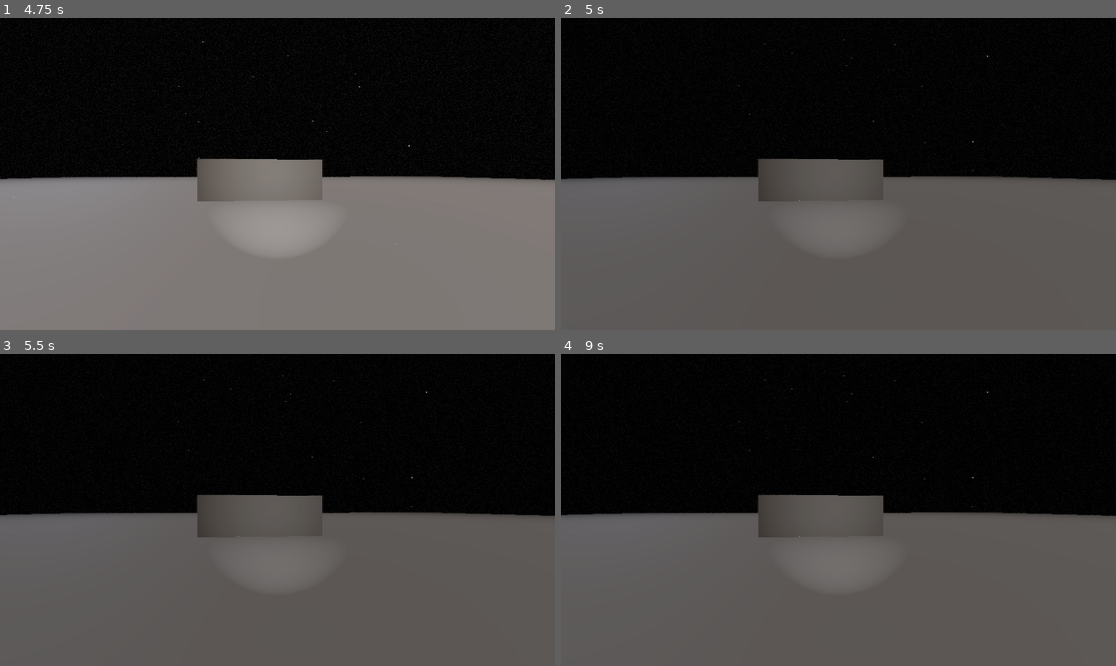
Above: before the commit, frames 1-4 (two rows, left to right).
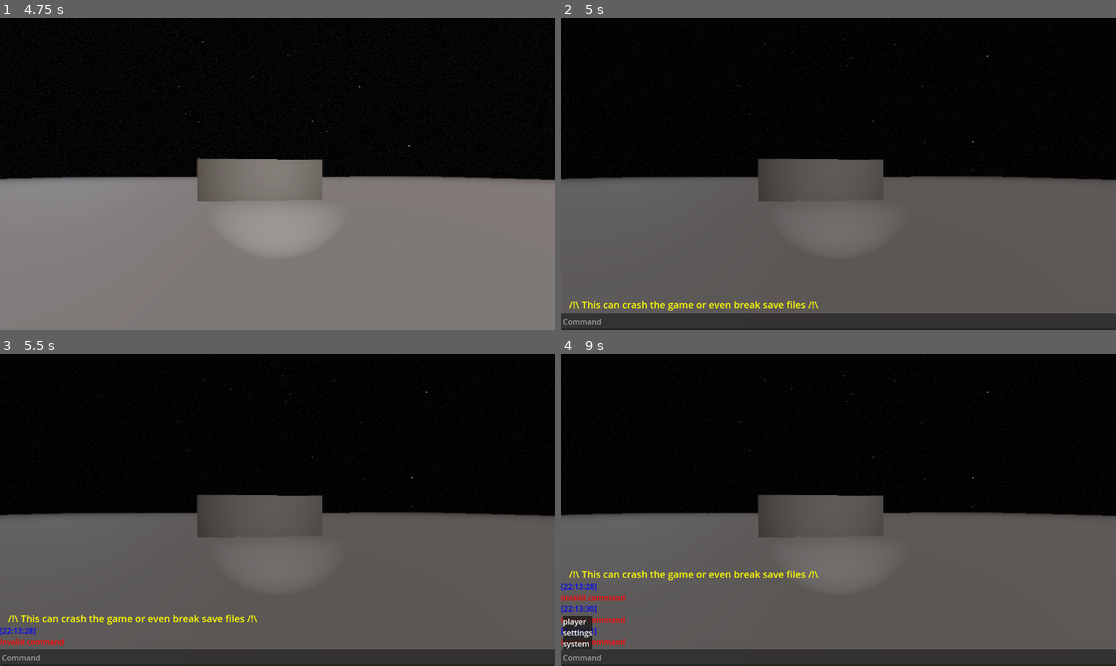
Above: after the commit, the same moments.

Repository: EasyT4RG3T/project-heartache-demo
Game: Godot game, scene res://Scenes/Menus/MainMenu/main_menu.tscn
The game is run twice, just before and just after one commit, with the same random seed, the same clock (stepped at 60 frames per second) and the same inputs.
Inputs (mouse positions are in pixels of both pictures, inside the frame that each line leads up to):
- Up to frame 1 (4.75 s): click "Playground" at 0.5 s; tap Enter at 1.25, 1.35, 3.05 s; move the mouse to (305, 174) at 1.27 s; hold Up (command_up, bound only after the commit) from 1.28 s (still down); tap Keypad Enter at 1.55, 2.1, 3.8 s; move the mouse to (249, 174) at 2.02 s; tap Tab at 2.3, 2.85, 4.55 s; move the mouse to (288, 167) at 2.77 s; move the mouse to (271, 180) at 3.52 s; tap C (crouch) at 3.6 s; move the mouse to (316, 177) at 4.27 s; hold F (flashlight) from 4.28 s (still down)
- Up to frame 2 (5 s): keep holding Up (command_up, bound only after the commit); keep holding F (flashlight); tap ` (console) at 4.9 s
- Up to frame 3 (5.5 s): move the mouse to (111, 463) at 5.02 s; release Up (command_up, bound only after the commit) at 5.03 s; release F (flashlight) at 5.03 s; hold A (move_left) from 5.03 s (still down); tap E (interact) at 5.1 s; tap Enter at 5.3 s
- Up to frame 4 (9 s): tap Space (vault) at 5.75, 6.6, 7.25 s; move the mouse to (866, 510) at 5.77 s; release A (move_left) at 5.78 s; hold Down (command_down, bound only after the commit) 5.78-6.53 s; hold Shift (sprint) 5.78-6.53 s; tap Keypad Enter at 6.05, 8.1 s; tap Enter at 6.5, 7.35, 8.75 s; move the mouse to (755, 432) at 6.52 s; hold D (move_right) 6.53-7.28 s; tap Tab at 6.8, 8.85 s; move the mouse to (960, 494) at 7.27 s; hold Up (command_up, bound only after the commit) 7.28-8.03 s; move the mouse to (727, 525) at 8.02 s; hold D (move_right) 8.03-8.78 s; move the mouse to (894, 441) at 8.77 s; hold Down (command_down, bound only after the commit) from 8.78 s (still down)

Frame 1 is identical in both runs. In frame 2, 5.8% of the frame differs, in the area x 0-100%, y 90-100%; in frame 3, 6.0%; in frame 4, 6.7%, in the area x 0-100%, y 69-100%.

Commit message:
Better console

Diff:
--- a/Entities/Player/player_character.gd
+++ b/Entities/Player/player_character.gd
@@ -25,6 +25,7 @@
 
 
 @onready var body_collision: CollisionShape3D = %BodyCollision
+@onready var head_collision: CollisionShape3D = %HeadCollision
 @onready var head: Node3D = %Head
 var head_tween: Tween
 func _move_head_smooth(pos: Vector3, duration: float, on_complete: Callable = Callable()) -> void:
@@ -247,6 +248,7 @@
 
 
 func _physics_process(delta: float) -> void:
+	head_collision.position = head.position + Vector3(0, -0.35, 0)
 	dust_particles.global_position = main_camera.global_position - main_camera.global_basis.z * 2
 
 	match current_movement_mode:
--- a/Entities/Player/player_character.tscn
+++ b/Entities/Player/player_character.tscn
@@ -13,6 +13,9 @@
 radius = 0.35
 height = 1.8
 
+[sub_resource type="SphereShape3D" id="SphereShape3D_3xgjn"]
+radius = 0.35
+
 [sub_resource type="ShaderMaterial" id="ShaderMaterial_b2vmj"]
 shader = ExtResource("3_lobkq")
 shader_parameter/threshold = 0.4
@@ -20,7 +23,7 @@
 shader_parameter/grain_intensity = 0.2
 shader_parameter/grain_blur_size = 5.0
 
-[node name="PlayerCharacter" type="CharacterBody3D"]
+[node name="PlayerCharacter" type="CharacterBody3D" groups=["PlayerCharacter"]]
 collision_layer = 2
 script = ExtResource("1_12kfy")
 
@@ -28,6 +31,11 @@
 unique_name_in_owner = true
 transform = Transform3D(1, 0, 0, 0, 1, 0, 0, 0, 1, 0, 0.9, 0)
 shape = SubResource("CapsuleShape3D_lobkq")
+
+[node name="HeadCollision" type="CollisionShape3D" parent="."]
+unique_name_in_owner = true
+transform = Transform3D(1, 0, 0, 0, 1, 0, 0, 0, 1, 0, 1.45, 0)
+shape = SubResource("SphereShape3D_3xgjn")
 
 [node name="Head" type="Node3D" parent="."]
 unique_name_in_owner = true
--- a/Scripts/Autoloads/console.gd
+++ b/Scripts/Autoloads/console.gd
@@ -1,11 +1,38 @@
 extends Control
 
 
+@onready var command_line: TextEdit = %CommandLine
+@onready var command_history: RichTextLabel = %CommandHistory
+@onready var command_hint: RichTextLabel = %CommandHint
+
+
 var previous_mouse_mode: DisplayServer.MouseMode
+
+var command_line_history: Array[String] = []
+var command_line_history_selected: int = 0
+
+var can_hint: bool = false:
+	set(value):
+		can_hint = value
+		if value:
+			command_hint.show()
+		else:
+			command_hint.hide()
+var hints: PackedStringArray = []
+var hint_index: int = -1
+var last_tokens: PackedStringArray = []
 
 
 func _ready() -> void:
 	hide()
+	command_hint.hide()
+
+	_update_hint(command_tree, [""])
+
+	command_history.finished.connect(
+		func():
+			command_history.scroll_to_line(command_history.get_line_count() - 1)
+	)
 
 
 func open() -> void:
@@ -14,6 +41,8 @@
 	DisplayServer.mouse_set_mode(DisplayServer.MOUSE_MODE_VISIBLE)
 	get_tree().paused = true
 	InputManager.console_input = true
+	await get_tree().process_frame
+	command_line.grab_focus()
 
 
 func close() -> void:
@@ -24,4 +53,229 @@
 
 
 func take_input(event: InputEvent) -> void:
-	pass
+	if event is InputEventKey and event.pressed:
+		if event.keycode == KEY_ENTER or event.keycode == KEY_KP_ENTER:
+			_on_command_line_text_submitted()
+			accept_event()
+			return
+
+	if event is InputEventKey and event.pressed:
+		if event.keycode == KEY_TAB:
+			_hint_select()
+			accept_event()
+			return
+
+	if event.is_action_pressed("command_up"):
+		if !command_line_history: return
+		if command_line_history_selected <= 0: return
+		command_line_history_selected -= 1
+		_comman_line_history_select()
+
+	if event.is_action_pressed("command_down"):
+		if !command_line_history: return
+		if command_line_history_selected >= command_line_history.size() - 1:
+			command_line_history_selected = command_line_history.size()
+			command_line.text = ""
+			return
+		command_line_history_selected += 1
+		_comman_line_history_select()
+
+
+func _on_command_line_text_changed() -> void:
+	var tokens: PackedStringArray = command_line.text.split(" ", true)
+	last_tokens = tokens
+	if command_line.text:
+		can_hint = true
+	else:
+		can_hint = false
+	_update_hint(command_tree, tokens)
+
+
+func _on_command_line_text_submitted() -> void:
+	if !command_line.text: return
+	_command_line_history_update(command_line.text)
+	_add_command_history(_execute_command(command_line.text))
+	command_line.text = ""
+	command_hint.text = ""
+	hints.clear()
+	hint_index = -1
+	last_tokens.clear()
+	can_hint = false
+
+
+func console_print(text: String = "[color=red]print error[/color]"):
+	_add_command_history(text)
+
+
+func _add_command_history(text: String) -> void:
+	if !text: return
+	var time: String = Time.get_time_string_from_system()
+	command_history.text += "\n" + "[color=blue][" + time + "][/color]" + "\n" + text
+
+
+func _command_line_history_update(value: String) -> void:
+	if command_line_history:
+		if value == command_line_history.back():
+			command_line_history_selected = command_line_history.size()
+			return
+	if command_line_history.size() > 50:
+		command_line_history.pop_front()
+	command_line_history.append(value)
+	command_line_history_selected = command_line_history.size()
+
+
+func _comman_line_history_select() -> void:
+	if command_line_history_selected < 0: return
+	command_line.text = command_line_history[command_line_history_selected]
+	await get_tree().process_frame
+	command_line.set_caret_column(command_line.text.length())
+
+
+func _execute_command(text: String) -> String:
+	var tokens: PackedStringArray = text.split(" ", false)
+
+	return _process_command(command_tree, tokens)
+
+
+func _process_command(tree: Dictionary, tokens: PackedStringArray) -> String:
+	if !tokens:
+		return "[color=yellow]incomplete command[/color]"
+
+	var current = tree.get(tokens[0])
+	if !current:
+		return "[color=red]invalid command[/color]"
+
+	if current is Callable:
+		return current.call(tokens.slice(1))
+	elif current is Dictionary:
+		return _process_command(current, tokens.slice(1))
+	else:
+		return "[color=red]invalid command[/color]"
+
+
+func _update_hint(tree: Dictionary, tokens: PackedStringArray) -> void:
+	command_hint.text = ""
+	hints.clear()
+	hint_index = -1
+
+	if tokens.size() > 1:
+		var current = tree.get(tokens[0])
+		if current is Dictionary:
+			return _update_hint(current, tokens.slice(1))
+		else:
+			can_hint = false
+			return
+
+	if tokens.is_empty():
+		for key in tree.keys():
+			hints.append(key)
+	else:
+		for key in tree.keys():
+			if key.begins_with(tokens[0]):
+				hints.append(key)
+
+	if hints.is_empty():
+		can_hint = false
+		return
+
+	hints.sort()
+
+	for hint in hints:
+		command_hint.text += hint + "\n"
+
+	command_hint.position.x = command_line.get_caret_draw_pos().x
+
+
+func _hint_select() -> void:
+	if !can_hint:
+		can_hint = true
+		_update_hint(command_tree, [])
+		return
+
+	if hints.is_empty():
+		return
+
+	hint_index = (hint_index + 1) % hints.size()
+
+	var hint = hints[hint_index]
+
+	var text: String = command_line.text
+
+	if last_tokens.is_empty() or last_tokens.size() == 1:
+		command_line.text = hint
+		command_line.set_caret_column(command_line.text.length())
+	else:
+		var previous_tokens = last_tokens.slice(0, last_tokens.size() - 1)
+		command_line.text = " ".join(previous_tokens) + " " + hint
+		command_line.set_caret_column(command_line.text.length())
+
+
+var command_tree: Dictionary = {
+	"settings": {
+		"save": _command_settings_save,
+		"load": _command_settings_load,
+	},
+	"player": {
+		"fly": _command_player_fly,
+		"cfly": _command_player_cfly,
+	},
+	"system": {
+		"quit": _command_system_quit,
+	}
+}
+
+
+func _command_settings_save(_tokens: PackedStringArray) -> String:
+	SaverLoader.save_settings()
+	return "saved personal settings"
+
+func _command_settings_load(_tokens: PackedStringArray) -> String:
+	SaverLoader.load_settings()
+	return "loaded personal settings"
+
+func _command_player_fly(_tokens: PackedStringArray) -> String:
+	var player: PlayerCharacter = get_tree().get_first_node_in_group("PlayerCharacter")
+	if !player:
+		return "[color=red]couldn't find player[/color]"
+
+	if player.current_movement_mode != player.MovementMode.FLY:
+		player.body_collision.disabled = true
+		player.head_collision.disabled = true
+		player.pre_fly_movement_mode = player.current_movement_mode
+		player.pre_fly_movement_speed = player.current_movement_speed
+		player.current_movement_mode = player.MovementMode.FLY
+		player.current_movement_speed = player.movement_speeds[player.MovementMode.FLY]
+		return "changed " + player.to_string() + " movement mode to fly"
+	elif player.body_collision.disabled == false:
+		player.body_collision.disabled = true
+		player.head_collision.disabled = true
+		return "disabled fly collision"
+	else:
+		player.body_collision.disabled = false
+		player.current_movement_mode = player.pre_fly_movement_mode
+		player.current_movement_speed = player.pre_fly_movement_speed
+		return "changed " + player.to_string() + " movement mode back from fly"
+
+func _command_player_cfly(_tokens: PackedStringArray) -> String:
+	var player: PlayerCharacter = get_tree().get_first_node_in_group("PlayerCharacter")
+	if !player:
+		return "[color=red]couldn't find player[/color]"
+
+	if player.current_movement_mode != player.MovementMode.FLY:
+		player.pre_fly_movement_mode = player.current_movement_mode
+		player.pre_fly_movement_speed = player.current_movement_speed
+		player.current_movement_mode = player.MovementMode.FLY
+		player.current_movement_speed = player.movement_speeds[player.MovementMode.FLY]
+		return "changed " + player.to_string() + " movement mode to fly with collision"
+	elif player.body_collision.disabled == true:
+		player.body_collision.disabled = false
+		player.head_collision.disabled = false
+		return "enabled fly collision"
+	else:
+		player.current_movement_mode = player.pre_fly_movement_mode
+		player.current_movement_speed = player.pre_fly_movement_speed
+		return "changed " + player.to_string() + " movement mode back from fly with collision"
+
+func _command_system_quit(_tokens: PackedStringArray) -> String:
+	get_tree().quit.call_deferred()
+	return "quitting..."
--- a/Scripts/Autoloads/console.tscn
+++ b/Scripts/Autoloads/console.tscn
@@ -1,8 +1,13 @@
-[gd_scene load_steps=2 format=3 uid="uid://dh4px6vkwietx"]
+[gd_scene load_steps=3 format=3 uid="uid://dh4px6vkwietx"]
 
 [ext_resource type="Script" uid="uid://dbjgslpv7xig2" path="res://Scripts/Autoloads/console.gd" id="1_jnqr3"]
 
+[sub_resource type="StyleBoxFlat" id="StyleBoxFlat_jnqr3"]
+bg_color = Color(0.1, 0.1, 0.1, 0.78431374)
+
 [node name="Console" type="Control"]
+process_mode = 3
+z_index = 255
 layout_mode = 3
 anchors_preset = 15
 anchor_right = 1.0
@@ -12,7 +17,6 @@
 script = ExtResource("1_jnqr3")
 
 [node name="ColorRect" type="ColorRect" parent="."]
-z_index = -1
 layout_mode = 1
 anchors_preset = 15
 anchor_right = 1.0
@@ -20,3 +24,57 @@
 grow_horizontal = 2
 grow_vertical = 2
 color = Color(0, 0, 0, 0.27450982)
+
+[node name="VBoxContainer" type="VBoxContainer" parent="."]
+layout_mode = 1
+anchors_preset = 15
+anchor_right = 1.0
+anchor_bottom = 1.0
+grow_horizontal = 2
+grow_vertical = 2
+
+[node name="CommandHistory" type="RichTextLabel" parent="VBoxContainer"]
+unique_name_in_owner = true
+clip_contents = false
+layout_mode = 2
+size_flags_vertical = 3
+bbcode_enabled = true
+text = "	[font_size=20][color=yellow]/!\\ This can crash the game or even break save files /!\\[/color][/font_size]"
+vertical_alignment = 2
+deselect_on_focus_loss_enabled = false
+drag_and_drop_selection_enabled = false
+
+[node name="CommandLine" type="TextEdit" parent="VBoxContainer"]
+unique_name_in_owner = true
+custom_minimum_size = Vector2(0, 35)
+layout_mode = 2
+placeholder_text = "Command"
+emoji_menu_enabled = false
+backspace_deletes_composite_character_enabled = true
+shortcut_keys_enabled = false
+virtual_keyboard_enabled = false
+tab_input_mode = false
+scroll_fit_content_height = true
+scroll_fit_content_width = true
+caret_multiple = false
+
+[node name="CommandHint" type="RichTextLabel" parent="."]
+unique_name_in_owner = true
+layout_mode = 1
+anchors_preset = 2
+anchor_top = 1.0
+anchor_bottom = 1.0
+offset_left = 10.0
+offset_top = -58.0
+offset_right = 40.000023
+offset_bottom = -35.0
+grow_vertical = 0
+mouse_filter = 2
+theme_override_styles/normal = SubResource("StyleBoxFlat_jnqr3")
+text = "test"
+fit_content = true
+scroll_active = false
+autowrap_mode = 0
+shortcut_keys_enabled = false
+
+[connection signal="text_changed" from="VBoxContainer/CommandLine" to="." method="_on_command_line_text_changed"]
--- /dev/null
+++ b/Scripts/Autoloads/game.gd
@@ -0,0 +1 @@
+extends Node3D
--- a/Scripts/Autoloads/game_manager.gd
+++ b/Scripts/Autoloads/game_manager.gd
@@ -4,13 +4,17 @@
 var player_character: PlayerCharacter
 
 
+func _init() -> void:
+	process_mode = Node.PROCESS_MODE_ALWAYS
+
+
 func load_playground() -> void:
 	var playground = load("res://Scenes/Maps/Playground/playground.tscn")
 	playground = playground.instantiate()
-	add_child(playground)
+	Game.add_child(playground)
 	var player = load("res://Entities/Player/player_character.tscn")
 	player = player.instantiate()
-	add_child(player)
+	Game.add_child(player)
 	player_character = player
 	DisplayServer.mouse_set_mode(DisplayServer.MOUSE_MODE_CAPTURED)
 	InputManager.player_character = player
--- a/project.godot
+++ b/project.godot
@@ -23,6 +23,7 @@
 InputManager="*res://Scripts/Autoloads/input_manager.gd"
 Console="*res://Scripts/Autoloads/console.tscn"
 SaverLoader="*res://Scripts/Autoloads/saverloader.gd"
+Game="*res://Scripts/Autoloads/game.gd"
 
 [display]
 
@@ -38,6 +39,10 @@
 "res://Scenes/": "pink",
 "res://Scripts/": "purple"
 }
+
+[global_group]
+
+PlayerCharacter=""
 
 [input]
 
@@ -91,6 +96,26 @@
 "events": [Object(InputEventKey,"resource_local_to_scene":false,"resource_name":"","device":-1,"window_id":0,"alt_press …(192 unchanged characters)…
 ]
 }
+command_up={
+"deadzone": 0.2,
+"events": [Object(InputEventKey,"resource_local_to_scene":false,"resource_name":"","device":-1,"window_id":0,"alt_pressed":false,"shift_pressed":false,"ctrl_pressed":false,"meta_pressed":false,"pressed":false,"keycode":0,"physical_keycode":4194320,"key_label":0,"unicode":0,"location":0,"echo":false,"script":null)
+]
+}
+command_down={
+"deadzone": 0.2,
+"events": [Object(InputEventKey,"resource_local_to_scene":false,"resource_name":"","device":-1,"window_id":0,"alt_pressed":false,"shift_pressed":false,"ctrl_pressed":false,"meta_pressed":false,"pressed":false,"keycode":0,"physical_keycode":4194322,"key_label":0,"unicode":0,"location":0,"echo":false,"script":null)
+]
+}
+fly_speed_up={
+"deadzone": 0.2,
+"events": [Object(InputEventKey,"resource_local_to_scene":false,"resource_name":"","device":-1,"window_id":0,"alt_pressed":false,"shift_pressed":false,"ctrl_pressed":false,"meta_pressed":false,"pressed":false,"keycode":0,"physical_keycode":4194325,"key_label":0,"unicode":0,"location":0,"echo":false,"script":null)
+]
+}
+fly_speed_down={
+"deadzone": 0.2,
+"events": [Object(InputEventKey,"resource_local_to_scene":false,"resource_name":"","device":-1,"window_id":0,"alt_pressed":false,"shift_pressed":false,"ctrl_pressed":false,"meta_pressed":false,"pressed":false,"keycode":0,"physical_keycode":4194326,"key_label":0,"unicode":0,"location":0,"echo":false,"script":null)
+]
+}
 
 [layer_names]
 
Not shown: 1 places in Entities/Player/player_character.tscn that only renumber resources
Not shown, added: Scripts/Autoloads/game.gd.uid
